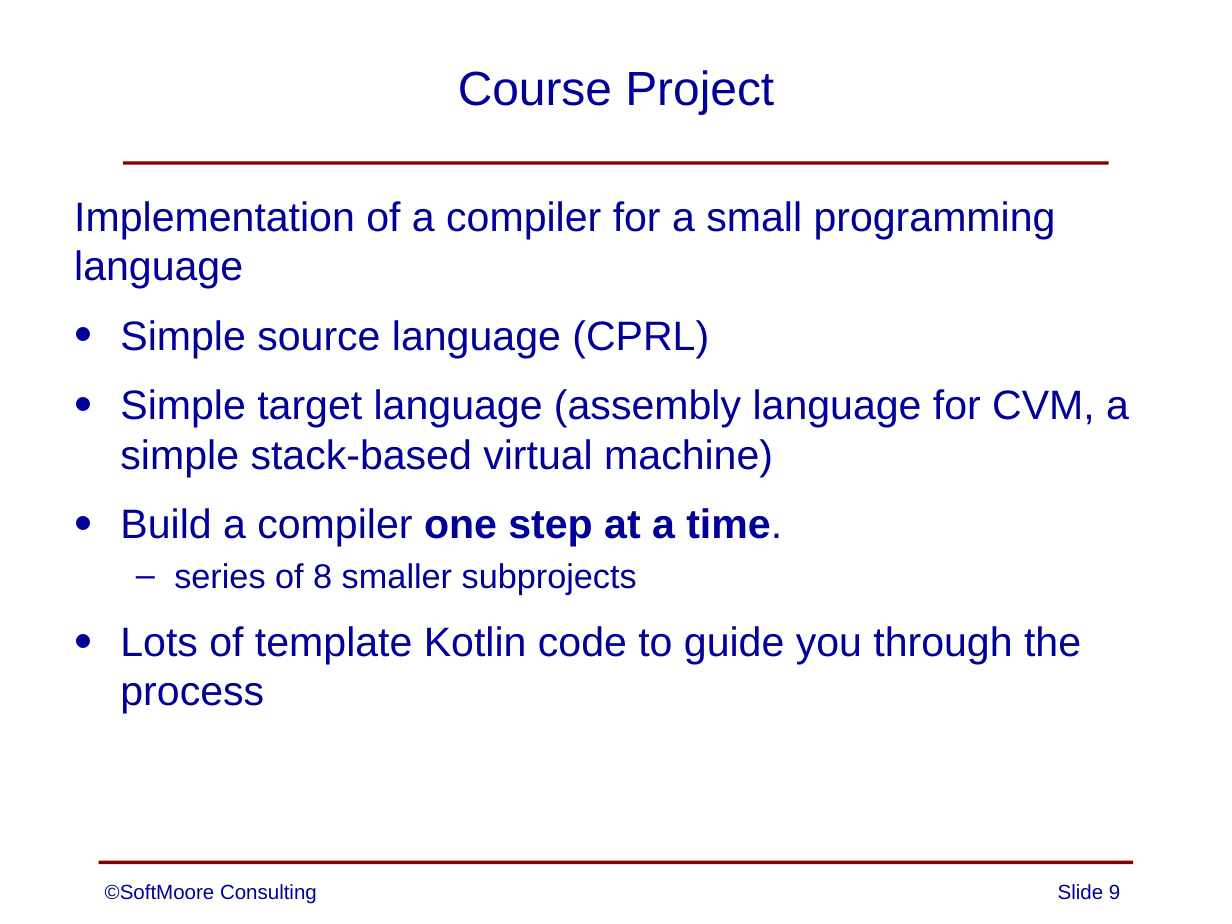
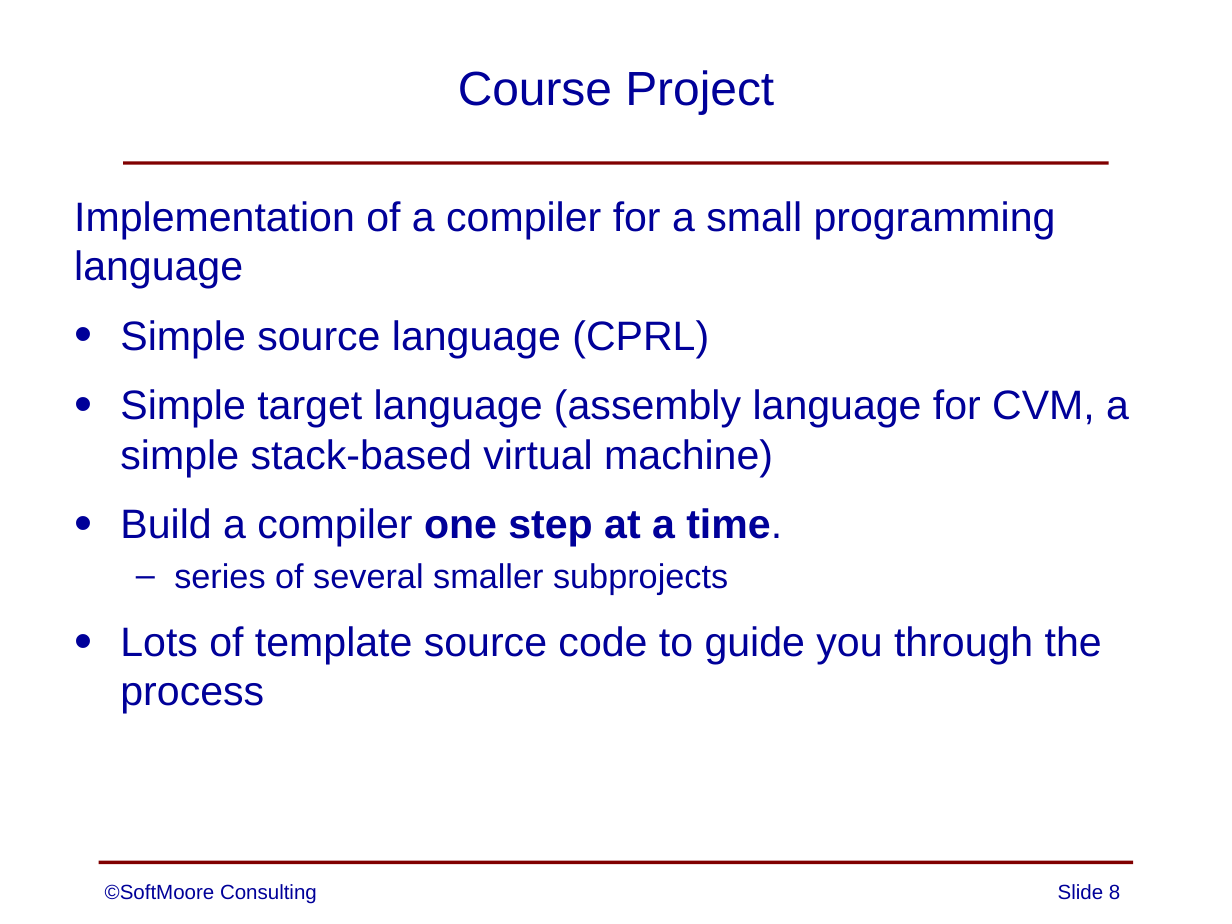
Before and after one commit to SoftMoore/CPRL-Kt, a slide deck: slide 8 of PowerPoint/00 - Teaching Compiler Design.pptx (slide 9 before the commit). Drawn at 1232x924 pixels with LibreOffice and Linux fonts; fonts in the diff are those of the drawing. Boxes give left, top, right and bottom in pixels: in the first picture for what was removed or moved away, otherwise in the second. Text is boxed around its words. In the diff, an @@ line names an element or a change of style, - is before the commit and + after.

Commit message:
several minor changes to slides and class TestSource

```diff
--- a/PowerPoint/00 - Teaching Compiler Design.pptx
+++ b/PowerPoint/00 - Teaching Compiler Design.pptx
@@ text at (x1=120, y1=563, x2=1102, y2=714): text changed @@
-  – series of 8 smaller subprojects
-• Lots of template Kotlin code to guide you through the process
+  – series of several smaller subprojects
+• Lots of template source code to guide you through the process
@@ page number at (x1=1058, y1=884, x2=1120, y2=900): text changed @@
-Slide 9
+Slide 8
```
Also in this commit, not shown: 9 other slides changed, 1 slide removed, 3 other files.
